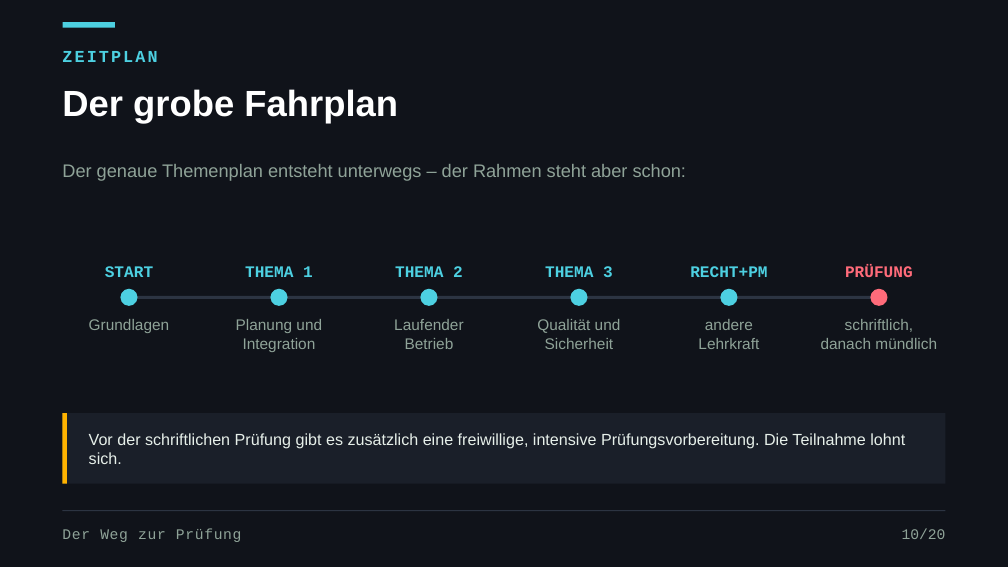
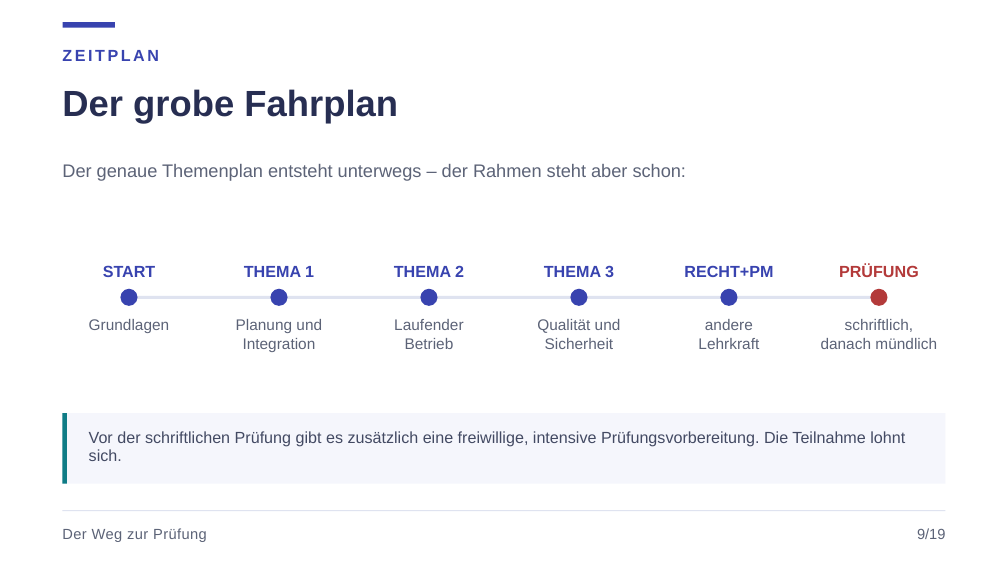
Before and after one commit to JacobMenge/kurs-unterlagen, a slide deck: slide 12 of folien/dist/00-orientierung.pptx (slide 13 before the commit). Drawn at 1008x567 pixels with LibreOffice and Linux fonts; fonts in the diff are those of the drawing. Boxes give left, top, right and bottom in pixels: in the first picture for what was removed or moved away, otherwise in the second. Text is boxed around its words. In the diff, an @@ line names an element or a change of style, - is before the commit and + after.

Commit message:
folien: helles cloudhelden-design, partner-interview statt kennenlernspiel

```diff
--- a/folien/dist/00-orientierung.pptx
+++ b/folien/dist/00-orientierung.pptx
@@ background #10131A to #FFFFFF @@
@@ text "ZEITPLAN" at (62, 50, 159, 61): size 12 to 11.5 pt, font Courier New to Arial, text colour #4DD0E1 to #3843AF, letter spacing 1.5 to 1.8 pt @@
@@ text "Der grobe Fahrplan" at (62, 89, 398, 124): text colour #FFFFFF to #272E52 @@
@@ font Courier New to Arial, text colour #4DD0E1 to #3843AF in 5 elements at (103, 265, 156, 277), (244, 266, 314, 277), (394, 265, 464, 277), (544, 266, 614, 277), (684, 265, 773, 277) @@
@@ text "PRÜFUNG" at (839, 264, 919, 277): font Courier New to Arial, text colour #FF6B7A to #B33A3A @@
@@ line (129, 297) - (879, 297): stroke #2C3442 2 pt to #DFE3F0 2 pt @@
@@ fill #4DD0E1 to #3843AF in 6 elements at (62, 22, 115, 28), (121, 289, 138, 306), (270, 289, 287, 306), (420, 289, 437, 306), (571, 289, 588, 306), (721, 289, 738, 306) @@
@@ ellipse at (870, 289, 887, 306): fill #FF6B7A to #B33A3A @@
@@ text colour #8FA398 to #5C6377 in 7 elements at (62, 164, 686, 181), (89, 319, 170, 333), (236, 319, 322, 352), (394, 319, 463, 349), (537, 319, 621, 349), (698, 319, 759, 349), (821, 319, 937, 349) @@
@@ rectangle at (62, 413, 67, 484): fill #FFB300 to #0F7C86 @@
@@ rectangle at (62, 413, 946, 484): fill #1A1F29 to #F5F6FC @@
@@ text "Vor der schriftlichen Prüfung gibt ..." at (89, 431, 905, 461): text colour #E6EFE9 to #434A63; line spacing 1 to 0.92 @@
@@ text "Der Weg zur Prüfung" at (62, 528, 207, 542): font Courier New to Arial, text colour #8FA398 to #5C6377, letter spacing 0.5 to 0.3 pt @@
@@ line (62, 511) - (946, 511): stroke #2C3442 0.75 pt to #DFE3F0 0.75 pt @@
@@ text at (917, 528, 945, 539): text changed; font Courier New to Arial; text colour #8FA398 to #5C6377 @@
-10/20
+9/19
```
Also in this commit, not shown: 21 other slides changed, 2 slides added, 3 slides removed, 4 other files.
